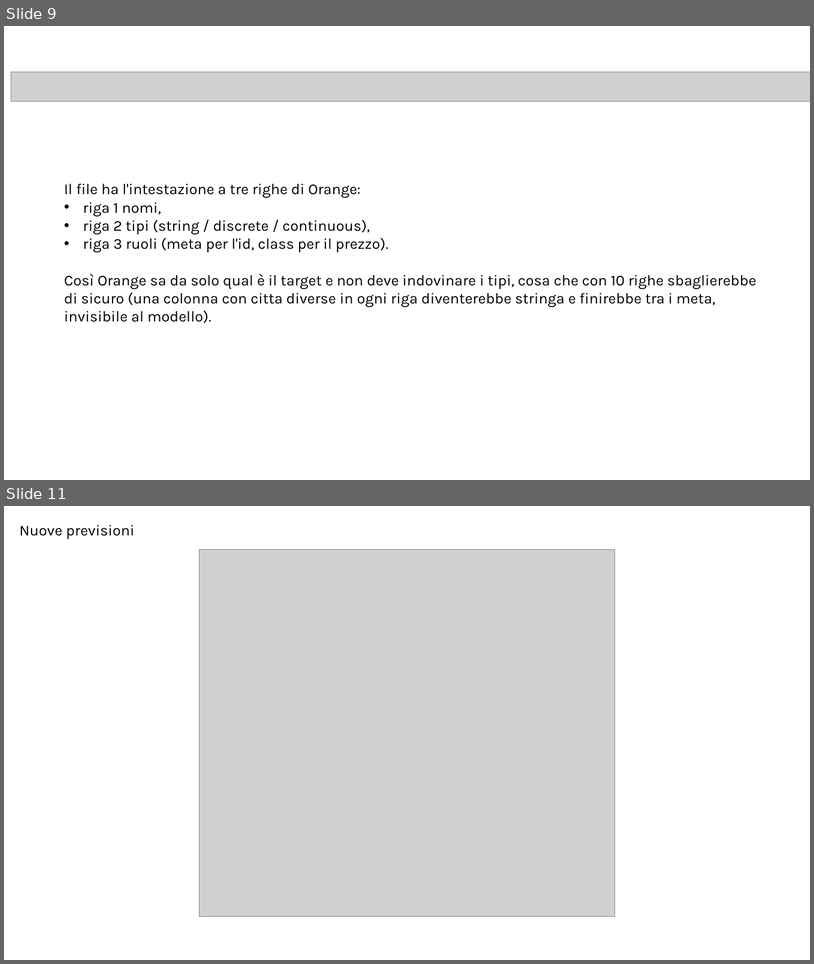
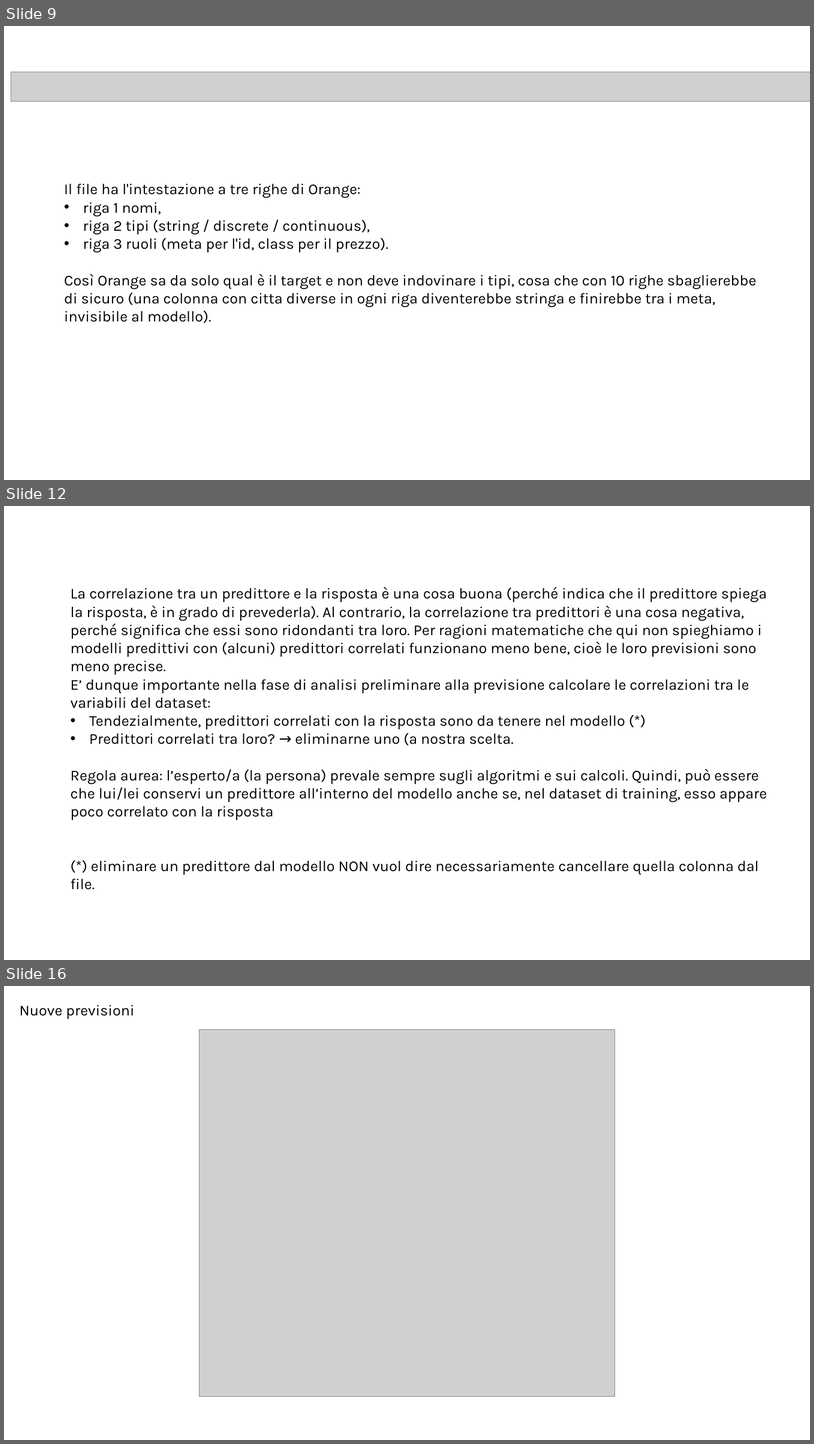
Before and after one commit to antonio-corsi/Corso-ML-Unicredit-settembre-2026, a slide deck: slide.pptx. Shown one above the other, each under a label of ours: slides 9 and 11 before the commit, slides 9, 12 and 16 after it; the slides between them are not shown. The pictures are 814x964 and 814x1444 pixels, drawn with LibreOffice and Linux fonts; fonts in the diff are those of the drawing; grey boxes stand for pictures. Boxes give left, top, right and bottom in pixels: in the first picture for what was removed or moved away, otherwise in the second. Text is boxed around its words. In the diff, an @@ line names an element or a change of style, - is before the commit and + after.

```diff
--- a/slide.pptx
+++ b/slide.pptx
@@ slide 12 added at box(4, 506, 810, 960), background #FFFFFF @@
@@ text added at box(71, 586, 767, 820), 18 pt, text #000000 @@
+La correlazione tra un predittore e la risposta è una cosa buona (perché indica che il predittore spiega la risposta, è in grado di prevederla). Al contrario, la correlazione tra predittori è una cosa negativa, perché significa che essi sono ridondanti tra loro. Per ragioni matematiche che qui non spieghiamo i modelli predittivi con (alcuni) predittori correlati funzionano meno bene, cioè le loro previsioni sono meno precise.
+E’ dunque importante nella fase di analisi preliminare alla previsione calcolare le correlazioni tra le variabili del dataset:
+• Tendezialmente, predittori correlati con la risposta sono da tenere nel modello (*)
+• Predittori correlati tra loro? → eliminarne uno (a nostra scelta.
+Regola aurea: l’esperto/a (la persona) prevale sempre sugli algoritmi e sui calcoli. Quindi, può essere che lui/lei conservi un predittore all’interno del modello anche se, nel dataset di training, esso appare poco correlato con la risposta
+(*) eliminare un predittore dal modello NON vuol dire necessariamente cancellare quella colonna dal file.
@@ what was slide 11 is now slide 16 @@
```
Also in this commit, not shown: 3 slides changed, 11 other slides added, 2 slides removed, 1 other file.
